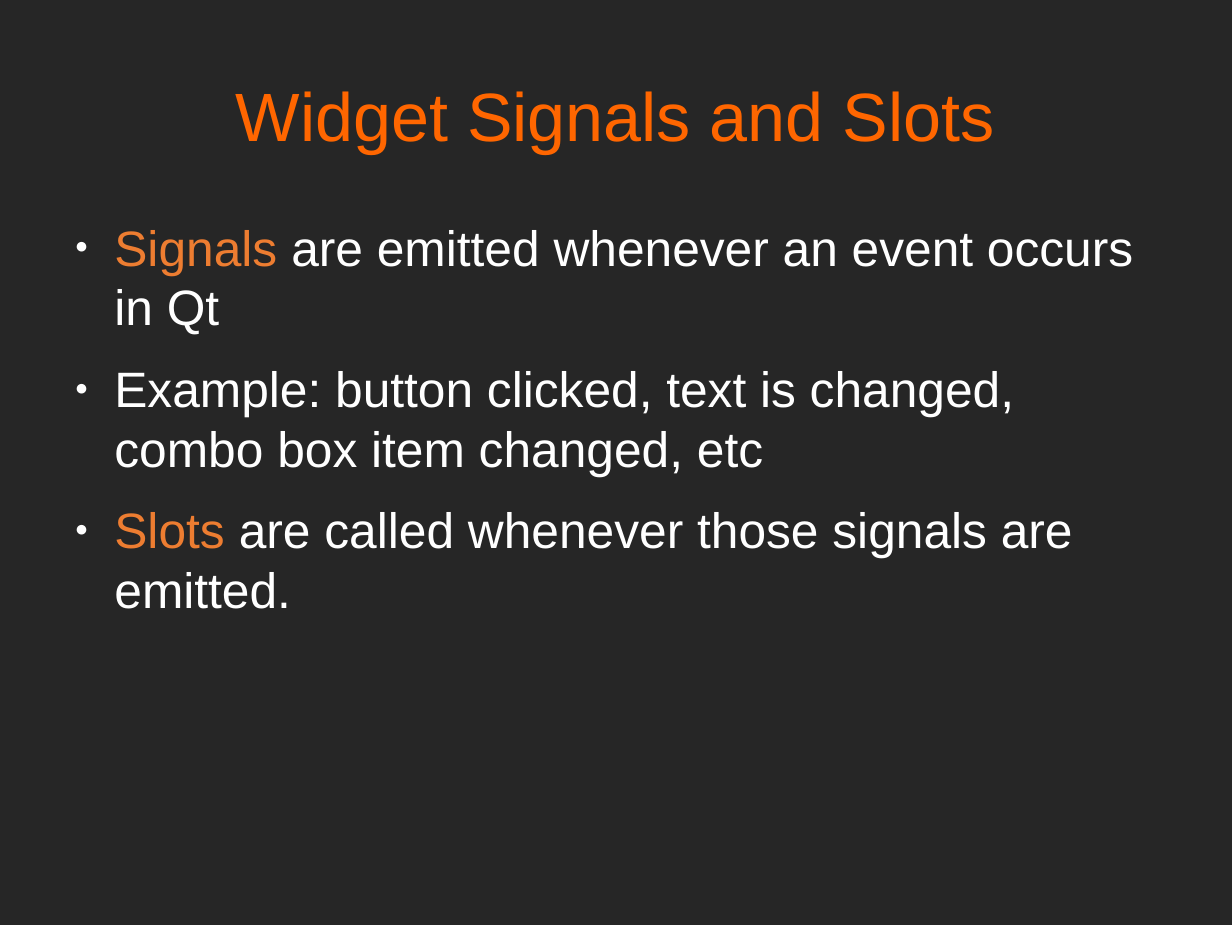
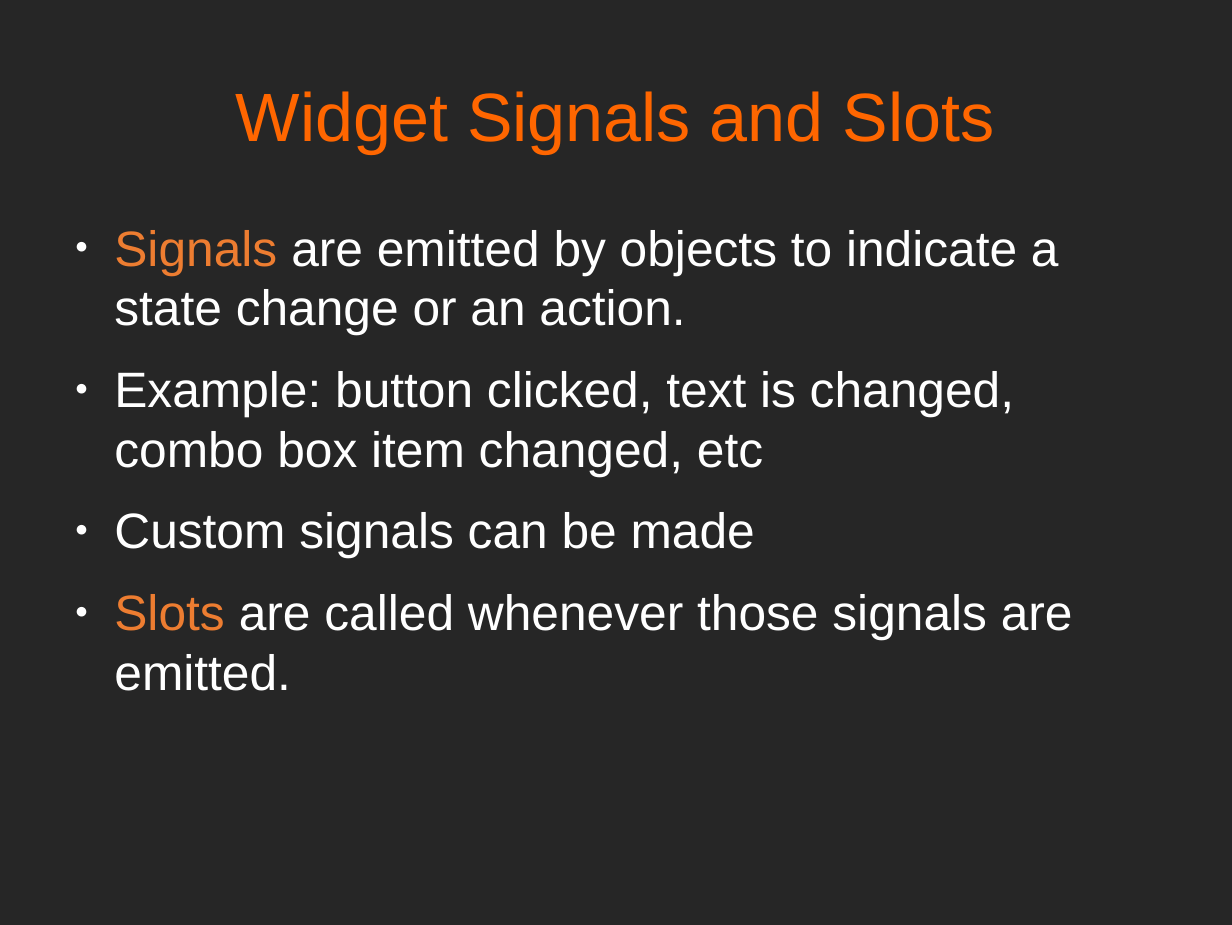
Before and after one commit to mfarhan12/qt-presentation, a slide deck: slide 10 of OPAG QT Presentation.odp. Drawn at 1232x925 pixels with LibreOffice and Linux fonts; fonts in the diff are those of the drawing. Boxes give left, top, right and bottom in pixels: in the first picture for what was removed or moved away, otherwise in the second. Text is boxed around its words. In the diff, an @@ line names an element or a change of style, - is before the commit and + after.

```diff
--- a/OPAG QT Presentation.odp
+++ b/OPAG QT Presentation.odp
@@ text at [114, 230, 1059, 335]: text changed @@
-● Signals are emitted whenever an event occurs in Qt
+● Signals are emitted by objects to indicate a state change or an action.
@@ text at [114, 512, 755, 558]: paragraph added @@
+● Custom signals can be made
```
Also in this commit, not shown: 13 other slides changed, 1 slide added, 4 other files.
